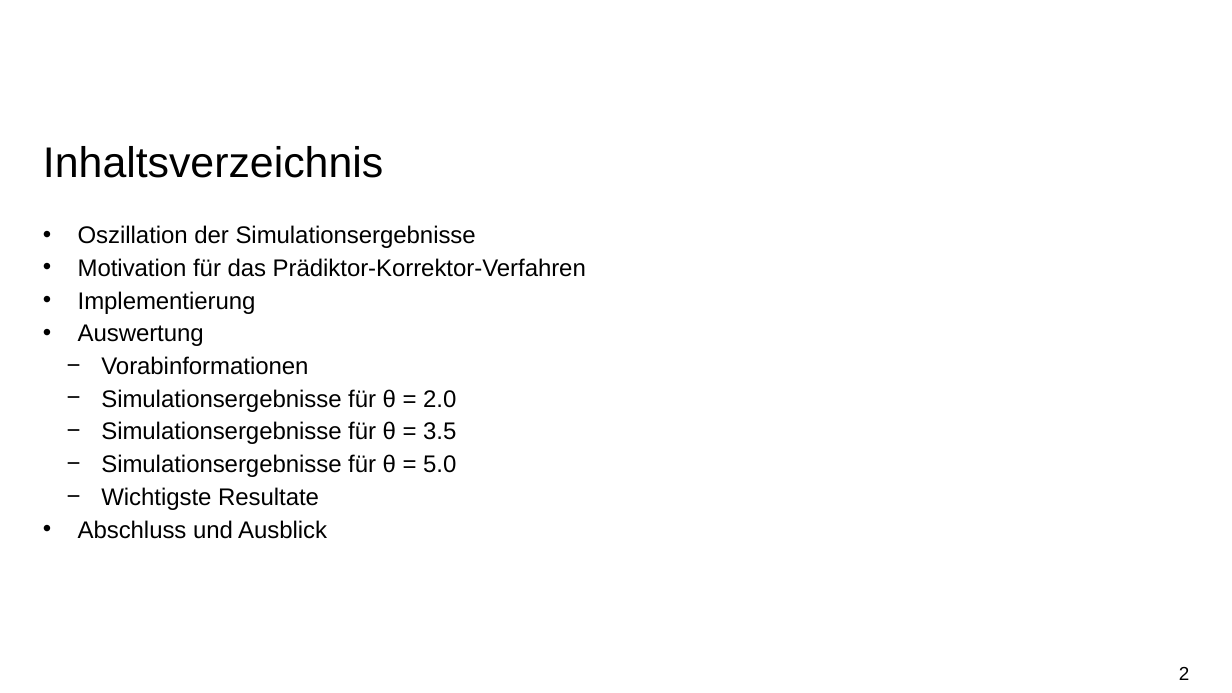
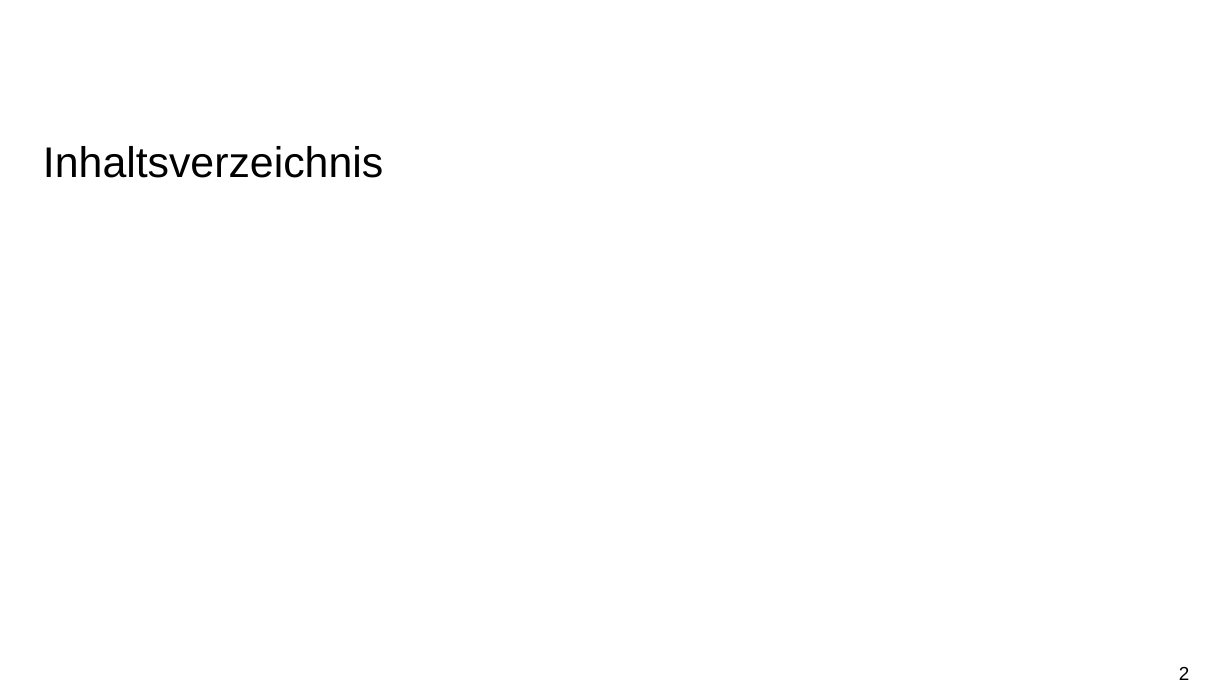
Before and after one commit to rudolf-schoenmann/ContaminationFlow, a slide deck: slide 2 of Bericht/Abschlusspresentation.pptx. Drawn at 1232x693 pixels with LibreOffice and Linux fonts; fonts in the diff are those of the drawing; grey boxes stand for pictures; background and template pictures are left out. Boxes give left, top, right and bottom in pixels: in the first picture for what was removed or moved away, otherwise in the second. Text is boxed around its words. In the diff, an @@ line names an element or a change of style, - is before the commit and + after.

```diff
--- a/Bericht/Abschlusspresentation.pptx
+++ b/Bericht/Abschlusspresentation.pptx
@@ text removed at [78,225,586,539] @@
-• Oszillation der Simulationsergebnisse
-• Motivation für das Prädiktor-Korrektor-Verfahren
-• Implementierung
-• Auswertung
-  − Vorabinformationen
-  − Simulationsergebnisse für θ = 2.0
-  − Simulationsergebnisse für θ = 3.5
-  − Simulationsergebnisse für θ = 5.0
-  − Wichtigste Resultate
-• Abschluss und Ausblick
```
Also in this commit, not shown: 4 other slides changed, 3 slides added, 3 slides removed, 29 other files.
